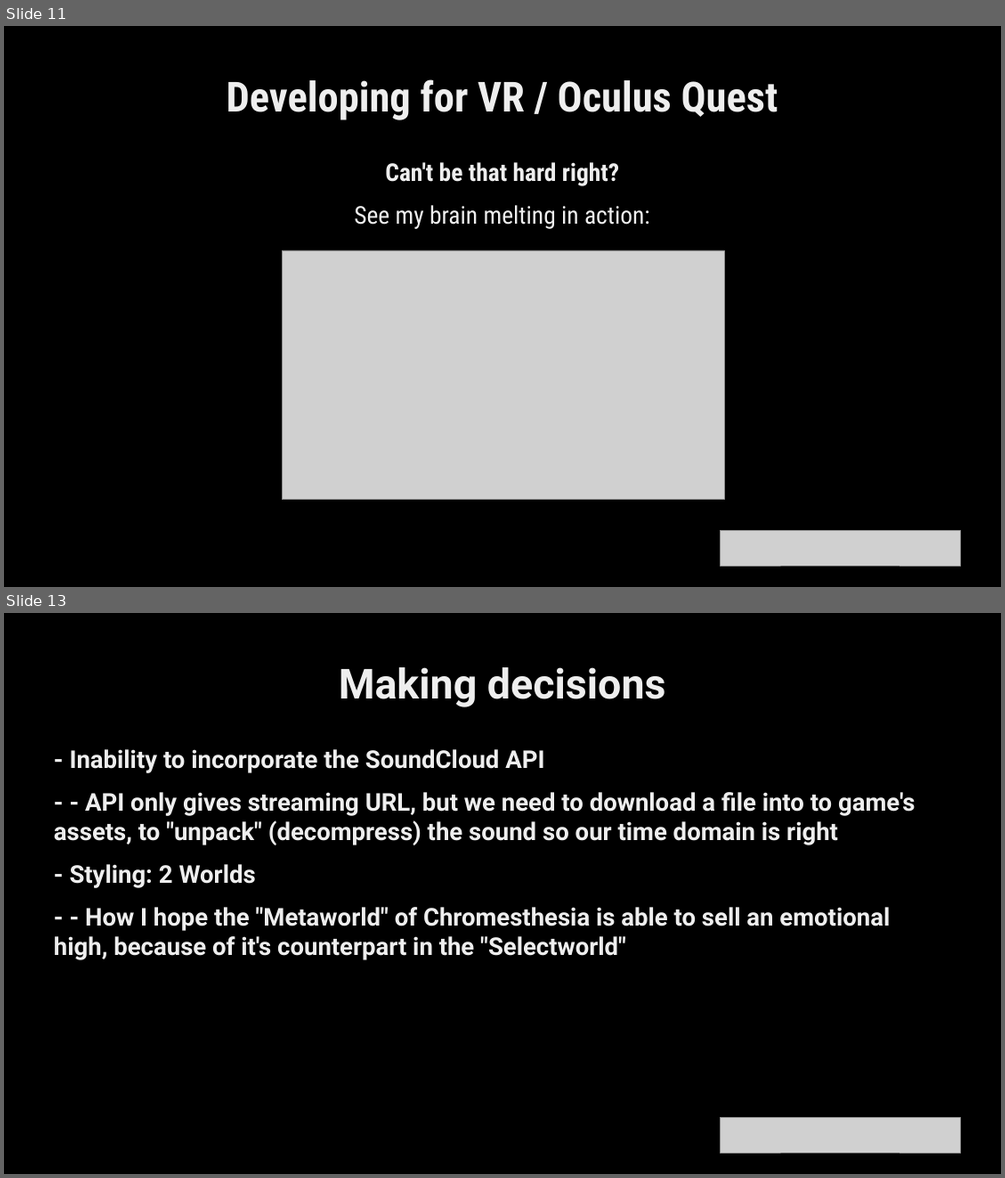
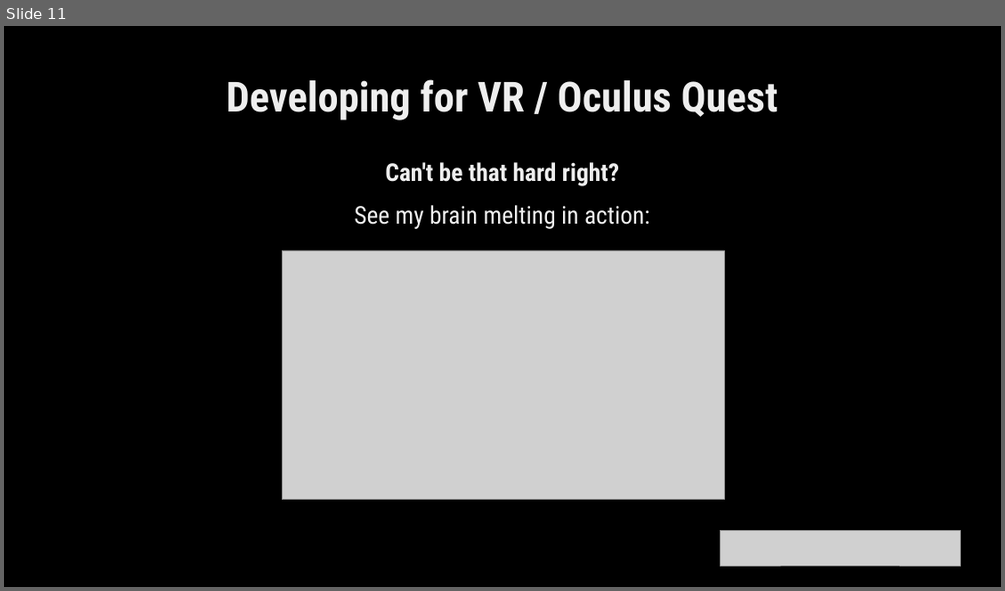
Before and after one commit to etlaM21/Chromesthesia, a slide deck: FINAL_PRESENTATON.odp. Shown one above the other, each under a label of ours: slides 11 and 13 before the commit, slide 11 after it; the slides between them are not shown. The pictures are 1005x1178 and 1005x591 pixels, drawn with LibreOffice and Linux fonts; fonts in the diff are those of the drawing; grey boxes stand for pictures. Boxes give left, top, right and bottom in pixels: in the first picture for what was removed or moved away, otherwise in the second. Text is boxed around its words. In the diff, an @@ line names an element or a change of style, - is before the commit and + after.

```diff
--- a/FINAL_PRESENTATON.odp
+++ b/FINAL_PRESENTATON.odp
@@ slide 13 removed at [4,613,1001,1174], background #FFFFFF @@
@@ rectangle removed at [4,613,1001,1174] @@
@@ title removed at [339,667,666,707] @@
-Making decisions
@@ text removed at [54,749,914,960] @@
-- Inability to incorporate the SoundCloud API
-- - API only gives streaming URL, but we need to download a file into to game's assets, to "unpack" (decompress) the sound so our time domain is right
-- Styling: 2 Worlds
-- - How I hope the "Metaworld" of Chromesthesia is able to sell an emotional high, because of it's counterpart in the "Selectworld"
@@ picture removed at [720,1117,960,1152] @@
```
Also in this commit, not shown: 1 slide changed, 9 slides added, 2 other files.
